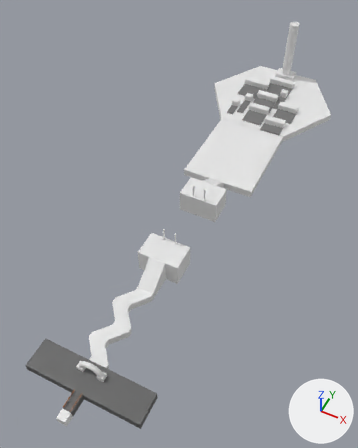
What one commit did to the Blender file shadowland.blend.
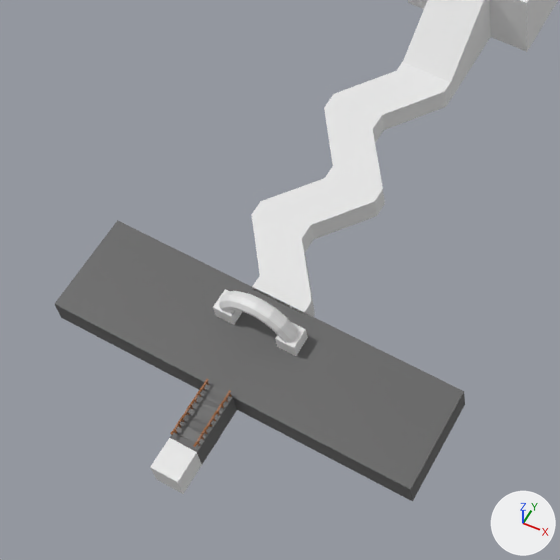
Old and new are each drawn whole from a camera (50 mm lens) standing at (35.2, -22.0, 94.4) and looking at (-2.5, 53.3, 0.3) and again close up on the part from 2% to 53% of the width and 60% to 100% of the height. Arrows for +X, +Y and +Z are at lower right; the lights stay in place.
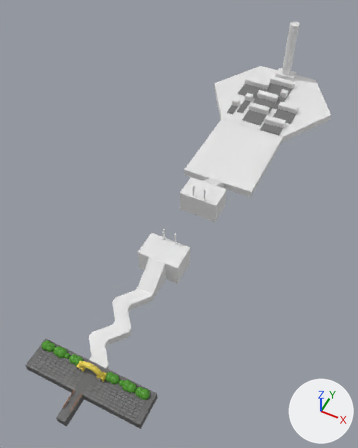
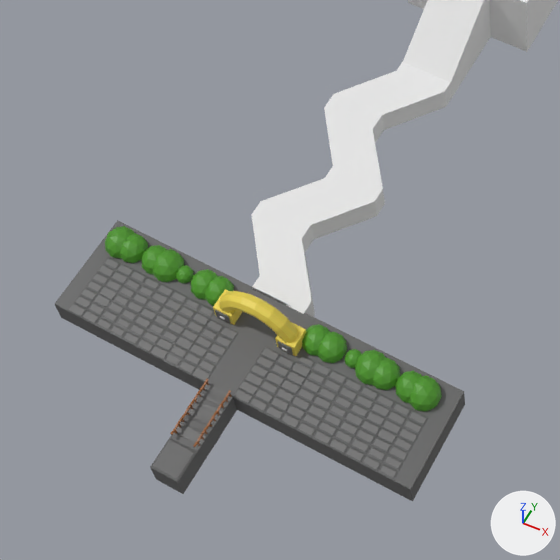
Commit message: shadowland beautify

Edits to the bpy script that builds the scene:
```text
Change me_cube_001:
    verts and faces of me_cube_001; kept vertices keep their numbers, new ones are numbered from 8
    remove me_cube_001.from_pydata(...)  # 8 vertices, 6 faces; spans x -1.0..1.0, y -1.0..1.0, z -1.0..1.0
    add me_cube_001.from_pydata(...)  # 12 vertices, 10 faces; spans x -1.0..1.0, y -1.0..1.0, z -1.0..1.08
    me_cube_001 part 1
    add delete_faces([(1, 5, 7, 3)])
    add verts[8] = (-0.87, -0.87, 1.08)  # pixel (152, 465)
    add verts[9] = (-0.87, 0.87, 1.08)  # pixel (169, 439)
    add verts[10] = (0.87, -0.87, 1.08)  # pixel (176, 478)
    add verts[11] = (0.87, 0.87, 1.08)  # pixel (193, 452)
    add faces += [(8, 10, 11, 9), (1, 8, 9, 3), (3, 9, 11, 7), (5, 7, 11, 10), (1, 5, 10, 8)]
    me_cube_001 part 2: 5 faces spanning x -1.0..1.0, y -1.0..1.0, z -1.0..1.0 switch from no material to mat_gray (dark grey #616161)
Change me_cube_003:
    where me_cube_003.from_pydata(...)  # 8 vertices, 6 faces; spans x -1.0..1.0, y -1.0..1.0, z -1.0..0.94
    add me_cube_003.materials.append(mat_yellow)  # yellow #e7d150
Change me_torus:
    where me_torus.from_pydata(...)  # 81 vertices, 72 faces; spans x -1.23..1.25, y 0.0..1.24, z -0.25..0.25
    add me_torus.materials.append(mat_yellow)  # yellow #e7d150
Change me_cube_005:
    where me_cube_005.from_pydata(...)  # 8 vertices, 6 faces; spans x -1.0..1.0, y -1.0..1.0, z -1.0..0.94
    add me_cube_005.materials.append(mat_yellow)  # yellow #e7d150
Add ob_icosphere_001:
    ob_icosphere_001 = bpy.data.objects.new('Icosphere.001', me_icosphere_007)  # an icosphere of 80 faces spanning x -0.95..0.95, y -1.0..1.0, z -1.0..1.0, material slot 0; an icosphere of 80 faces spanning x 0.11..2.01, y -1.0..1.0, z -1.0..1.0, material slot 1; an icosphere of 80 faces spanning x 2.13..3.27, y -0.6..0.6, z -0.6..0.6, material slot 2; an icosphere of 80 faces spanning x 2.98..5.07, y -1.1..1.1, z -1.1..1.1, material slot 3; an icosphere of 80 faces spanning x 4.01..5.91, y -1.0..1.0, z -1.0..1.0, material slot 4; an icosphere of 80 faces spanning x 5.89..7.79, y -1.0..1.0, z -1.0..1.0, material slot 5; an icosphere of 80 faces spanning x 6.73..8.82, y -1.1..1.1, z -1.1..1.1, material slot 6; in mat_green_007 (green #4c9527), mat_green_008 (green #4c9527), mat_green_009 (green #4c9527), mat_green_010 (green #4c9527), mat_green_011 (green #4c9527), mat_green_012 (green #4c9527), mat_green_013 (green #4c9527)
    ob_icosphere_001.location = (-3.7, 10.3, 1.2)
    ob_icosphere_001.scale = (-1.0, 1.0, 1.0)
Add ob_icosphere:
    ob_icosphere = bpy.data.objects.new('Icosphere', me_icosphere)  # an icosphere of 80 faces spanning x -0.95..0.95, y -1.0..1.0, z -1.0..1.0, material slot 0; an icosphere of 80 faces spanning x 0.11..2.01, y -1.0..1.0, z -1.0..1.0, material slot 1; an icosphere of 80 faces spanning x 2.13..3.27, y -0.6..0.6, z -0.6..0.6, material slot 2; an icosphere of 80 faces spanning x 2.98..5.07, y -1.1..1.1, z -1.1..1.1, material slot 3; an icosphere of 80 faces spanning x 4.01..5.91, y -1.0..1.0, z -1.0..1.0, material slot 4; an icosphere of 80 faces spanning x 5.89..7.79, y -1.0..1.0, z -1.0..1.0, material slot 5; an icosphere of 80 faces spanning x 6.73..8.82, y -1.1..1.1, z -1.1..1.1, material slot 6; in mat_green (green #4c9527), mat_green_001 (green #4c9527), mat_green_002 (green #4c9527), mat_green_003 (green #4c9527), mat_green_004 (green #4c9527), mat_green_005 (green #4c9527), mat_green_006 (green #4c9527)
    ob_icosphere.location = (3.8, 10.3, 1.2)
Add ob_cube_028:
    ob_cube_028 = bpy.data.objects.new('Cube.028', me_cube_028)  # a box spanning x -1.0..1.0, y -1.0..1.0, z -1.0..1.0; in mat_gray_001 (dark grey #616161)
    ob_cube_028.location = (-2.3, 8.9, 1.6)
    ob_cube_028.scale = (-0.49, 0.118, 0.433)
Add ob_cube_027:
    ob_cube_027 = bpy.data.objects.new('Cube.027', me_cube_001.copy())  # the mesh of ob_cube
    ob_cube_027.location = (2.4, 8.9, 1.6)
    ob_cube_027.scale = (0.49, 0.118, 0.433)
```

What differs and where, as boxes (x1, y1, x2, y2) in the close-ups (560 x 560 px):
'Icosphere', added (green)
    after: (302, 324, 442, 412)
    faces in mat_green_006 (green #4c9527): (408, 375, 442, 412)
    faces in mat_green_001 (green #4c9527): (318, 332, 347, 363)
    faces in mat_green_003 (green #4c9527): (355, 350, 386, 385)
    faces in mat_green_004 (green #4c9527): (373, 358, 400, 390)
    faces in mat_green (green #4c9527): (302, 324, 330, 356)
'Icosphere.001', added (green)
    after: (105, 226, 234, 306)
    faces in mat_green_010 (green #4c9527): (152, 249, 184, 282)
    faces in mat_green_012 (green #4c9527): (120, 233, 148, 263)
    faces in mat_green_013 (green #4c9527): (105, 226, 135, 259)
    faces in mat_green_008 (green #4c9527): (191, 269, 218, 300)
    faces in mat_green_007 (green #4c9527): (205, 276, 234, 306)
'Torus', recoloured (white to yellow)
    both: (219, 291, 298, 342)
'Cube.003', recoloured (white to yellow)
    both: (275, 322, 308, 356)
'Cube.002', recoloured (grey to yellow)
    both: (213, 289, 243, 325)
'Cube.027', added
    after: (277, 341, 293, 355)
'Cube.028', added
    after: (215, 310, 231, 323)
part 1 of me_cube_001, built on
    both: (150, 438, 197, 482)
part 2 of me_cube_001, recoloured
    both: (150, 453, 202, 494)
